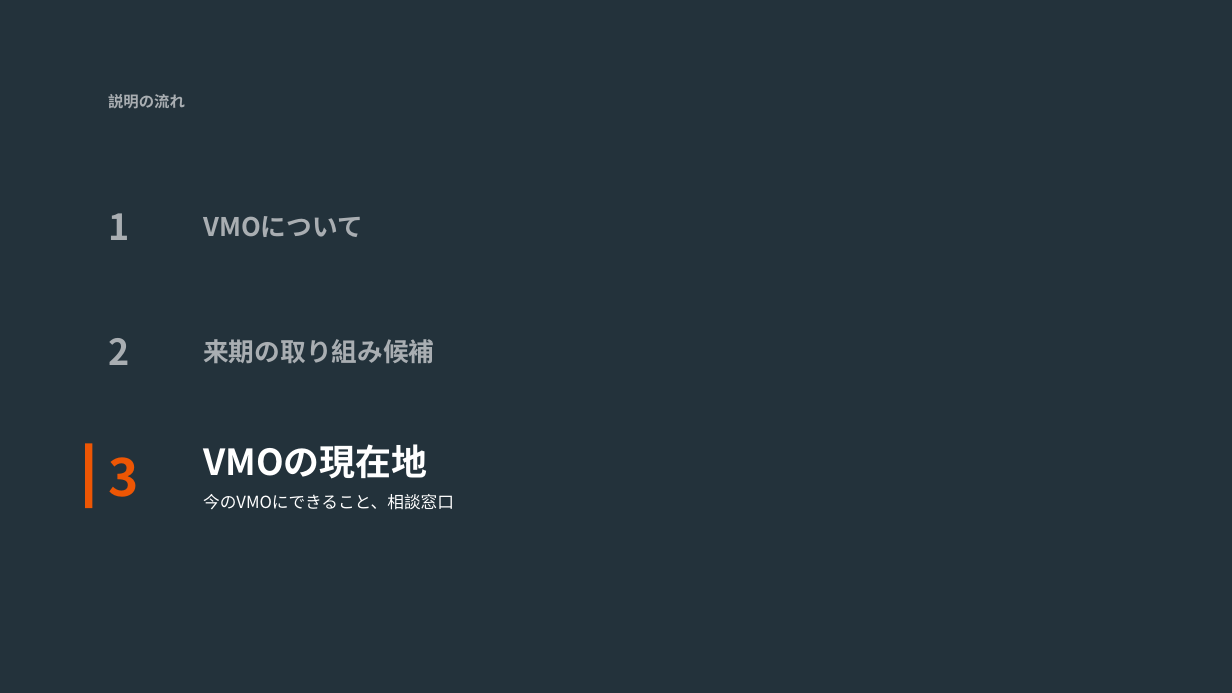
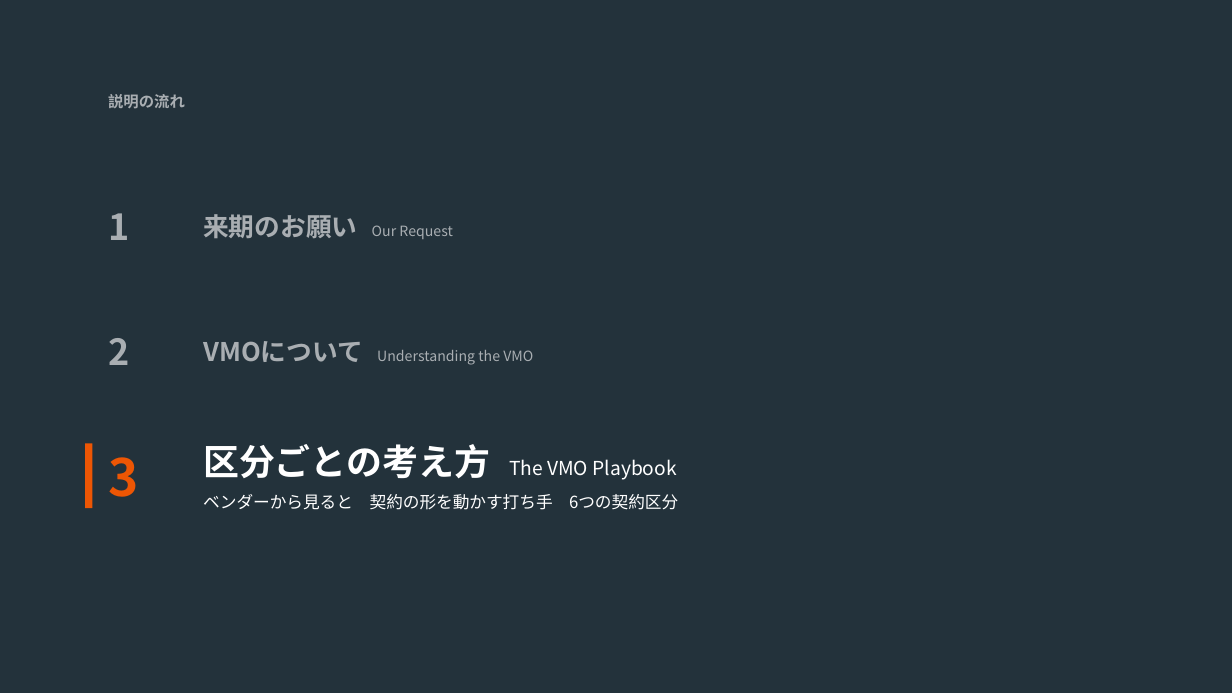
Before and after one commit to hiroyasu-komaki/temp, a slide deck: slide 12 of vmo_value-delivery/budget-driven-activity/proposal/vmo-briefing.pptx (slide 18 before the commit). Drawn at 1232x693 pixels with LibreOffice and Linux fonts; fonts in the diff are those of the drawing. Boxes give left, top, right and bottom in pixels: in the first picture for what was removed or moved away, otherwise in the second. Text is boxed around its words. In the diff, an @@ line names an element or a change of style, - is before the commit and + after.

```diff
--- a/vmo_value-delivery/budget-driven-activity/proposal/vmo-briefing.pptx
+++ b/vmo_value-delivery/budget-driven-activity/proposal/vmo-briefing.pptx
@@ text at [203, 214, 453, 239]: text changed; size 20 to 11 pt; bold off @@
-VMOについて
+来期のお願い Our Request
@@ text at [203, 341, 533, 365]: text changed; size 20 to 11 pt; bold off @@
-来期の取り組み候補
+VMOについて Understanding the VMO
@@ text at [203, 444, 678, 510]: text changed @@
-VMOの現在地
-今のVMOにできること、相談窓口
+区分ごとの考え方 The VMO Playbook
+ベンダーから見ると 契約の形を動かす打ち手 6つの契約区分
```
Also in this commit, not shown: 13 other slides changed, 7 slides added, 6 slides removed, 7 other files.
